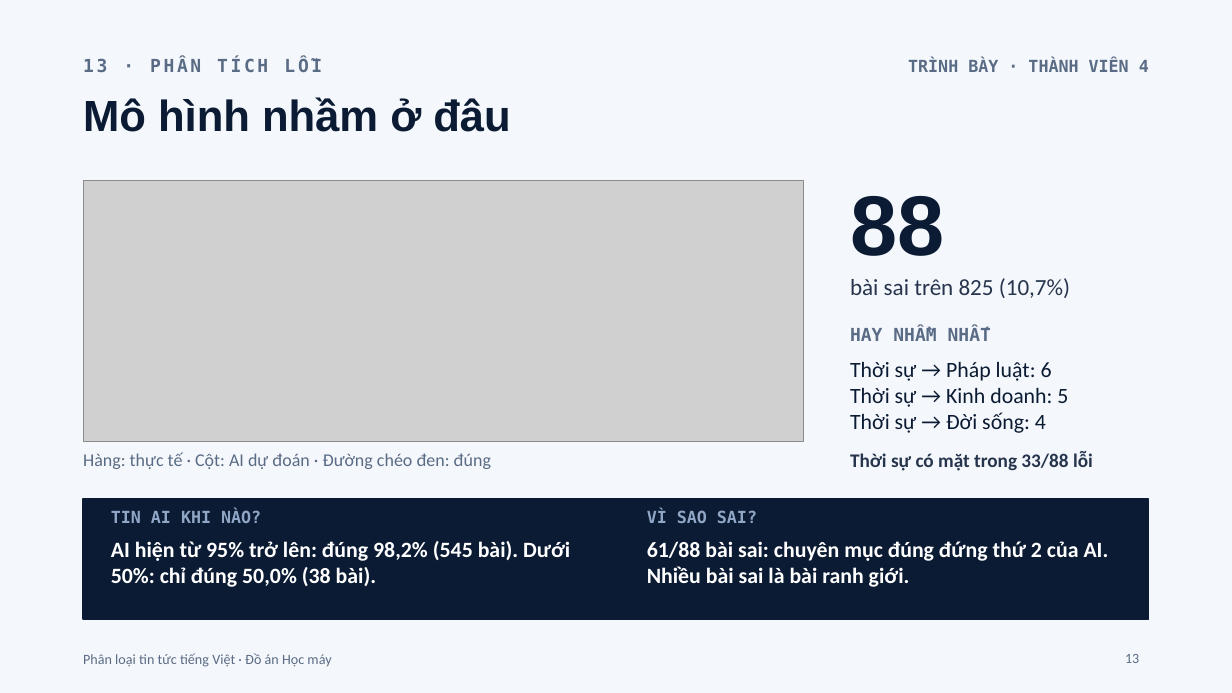
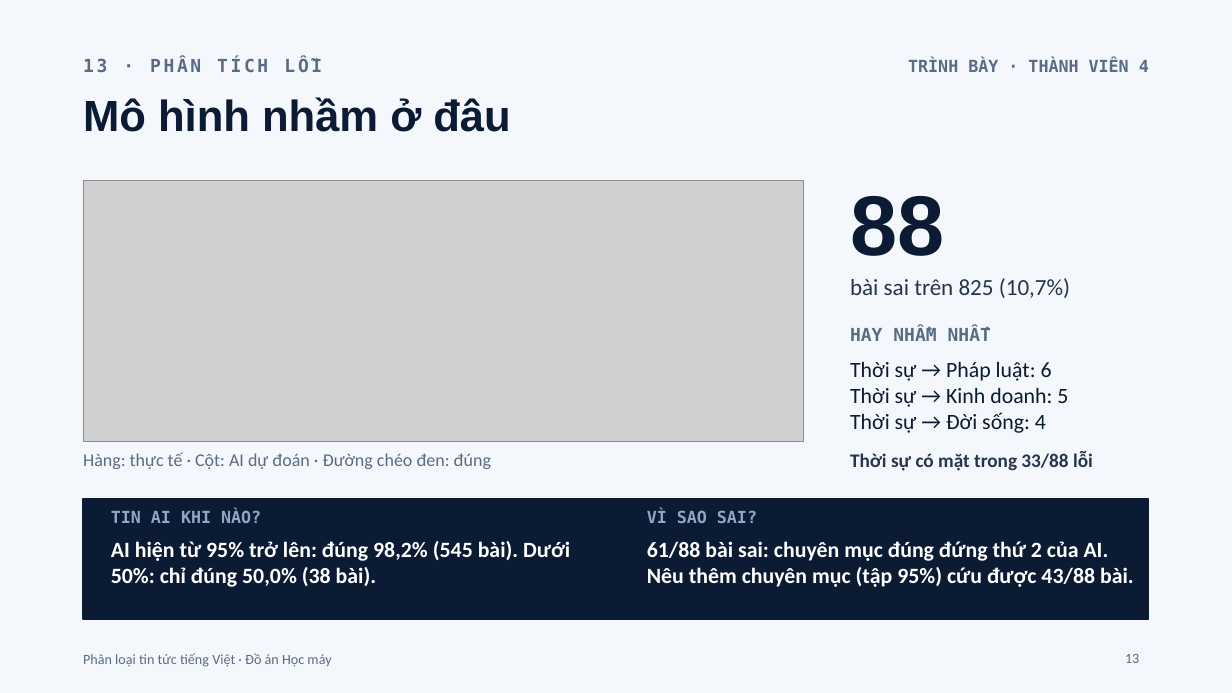
Before and after one commit to PhucHoang3010/Vietnamese-News-Classification, a slide deck: slide 13 of trinh-bay/VnNews-Slide-Do-An-Nhom.pptx. Drawn at 1232x693 pixels with LibreOffice and Linux fonts; fonts in the diff are those of the drawing; grey boxes stand for pictures. Boxes give left, top, right and bottom in pixels: in the first picture for what was removed or moved away, otherwise in the second. Text is boxed around its words. In the diff, an @@ line names an element or a change of style, - is before the commit and + after.

```diff
--- a/trinh-bay/VnNews-Slide-Do-An-Nhom.pptx
+++ b/trinh-bay/VnNews-Slide-Do-An-Nhom.pptx
@@ text at (x1=647, y1=541, x2=1134, y2=587): text changed @@
-61/88 bài sai: chuyên mục đúng đứng thứ 2 của AI. Nhiều bài sai là bài ranh giới.
+61/88 bài sai: chuyên mục đúng đứng thứ 2 của AI. Nêu thêm chuyên mục (tập 95%) cứu được 43/88 bài.
```
Also in this commit, not shown: 5 other slides changed, 1 slide added, 5 other files.
